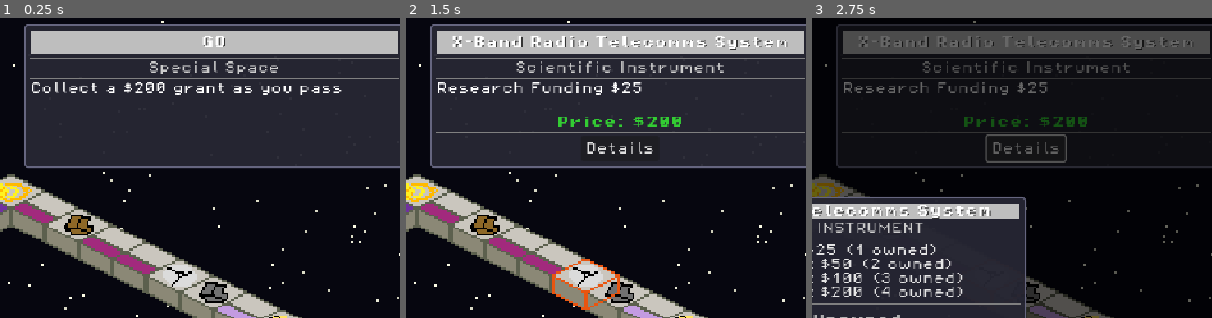
Above: before the commit, frames 1-3 (left to right).
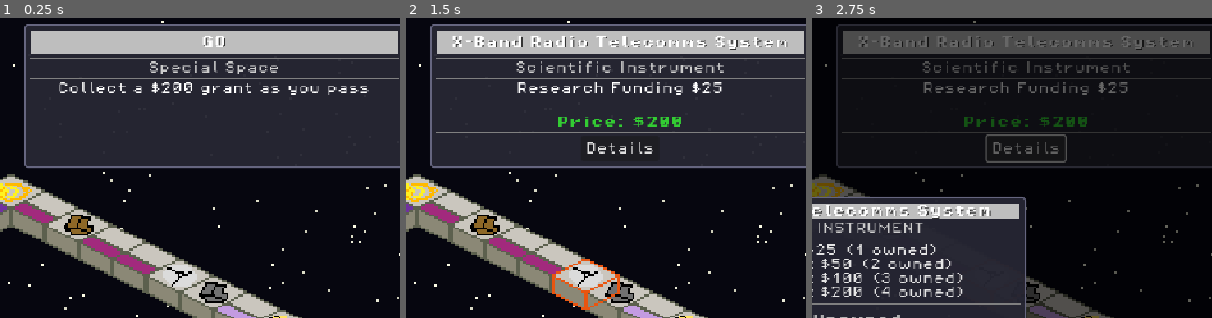
Above: after the commit, the same moments.

Repository: MissionToPsyche-Platinum/platinum_24d_game_psycheopoly-psb
Game: Godot game, scene res://scenes/GameBoard.tscn
The game is run twice, just before and just after one commit, with the same random seed, the same clock (stepped at 60 frames per second) and the same inputs. This scene is started directly instead of the project's main scene.
Inputs (mouse positions are % of the whole screen's width and height, from its top left):
- Up to frame 1 (0.25 s): no input
- Up to frame 2 (1.5 s): click "Roll" at 0.5 s; tap Enter at 1.25 s; move the mouse to (72, 45) at 1.27 s; click (72, 45) at 1.42 s
- Up to frame 3 (2.75 s): click "Details" at 2 s
The pictures show only the part of the screen within x 49-99%, y 0-50%; the shares and areas given below are measured in that part.

The runs differ from the first frame. In frame 1, 1.4% of the frame differs, in the area x 8-93%, y 21-26%; in frame 2, 1.2%; in frame 3, 1.0%.

Commit message:
feat: update space descriptions to reflect dynamic rent calculations for ownable spaces

Diff:
--- a/scenes/SpaceInfoPanel.tscn
+++ b/scenes/SpaceInfoPanel.tscn
@@ -16,11 +16,11 @@
 corner_radius_bottom_right = 4
 corner_radius_bottom_left = 4
 
-[node name="SpaceInfoPanel" type="CanvasLayer"]
+[node name="SpaceInfoPanel" type="CanvasLayer" unique_id=44461715]
 layer = 99
 script = ExtResource("1_space_info")
 
-[node name="Control" type="Control" parent="."]
+[node name="Control" type="Control" parent="." unique_id=1326012808]
 layout_mode = 3
 anchors_preset = 15
 anchor_right = 1.0
@@ -29,7 +29,7 @@
 grow_vertical = 2
 mouse_filter = 2
 
-[node name="PanelContainer" type="Panel" parent="Control"]
+[node name="PanelContainer" type="Panel" parent="Control" unique_id=253290929]
 layout_mode = 1
 anchors_preset = 1
 anchor_left = 1.0
@@ -41,7 +41,7 @@
 grow_horizontal = 0
 theme_override_styles/panel = SubResource("StyleBoxFlat_panel")
 
-[node name="MarginContainer" type="MarginContainer" parent="Control/PanelContainer"]
+[node name="MarginContainer" type="MarginContainer" parent="Control/PanelContainer" unique_id=1968649235]
 layout_mode = 1
 anchors_preset = 15
 anchor_right = 1.0
@@ -53,16 +53,16 @@
 theme_override_constants/margin_right = 8
 theme_override_constants/margin_bottom = 8
 
-[node name="VBoxContainer" type="VBoxContainer" parent="Control/PanelContainer/MarginContainer"]
+[node name="VBoxContainer" type="VBoxContainer" parent="Control/PanelContainer/MarginContainer" unique_id=1241213274]
 layout_mode = 2
 theme_override_constants/separation = 3
 
-[node name="ColorBar" type="ColorRect" parent="Control/PanelContainer/MarginContainer/VBoxContainer"]
+[node name="ColorBar" type="ColorRect" parent="Control/PanelContainer/MarginContainer/VBoxContainer" unique_id=2033654036]
 custom_minimum_size = Vector2(0, 30)
 layout_mode = 2
 color = Color(0.4, 0.7, 1, 1)
 
-[node name="ColorSymbolShadow" type="TextureRect" parent="Control/PanelContainer/MarginContainer/VBoxContainer/ColorBar"]
+[node name="ColorSymbolShadow" type="TextureRect" parent="Control/PanelContainer/MarginContainer/VBoxContainer/ColorBar" unique_id=1059446485]
 modulate = Color(0, 0, 0, 1)
 custom_minimum_size = Vector2(10, 10)
 layout_mode = 0
@@ -72,7 +72,7 @@
 offset_bottom = 8.5
 scale = Vector2(0.6, 0.6)
 
-[node name="ColorSymbol" type="TextureRect" parent="Control/PanelContainer/MarginContainer/VBoxContainer/ColorBar"]
+[node name="ColorSymbol" type="TextureRect" parent="Control/PanelContainer/MarginContainer/VBoxContainer/ColorBar" unique_id=323518710]
 custom_minimum_size = Vector2(10, 10)
 layout_mode = 0
 offset_left = 14.0
@@ -81,7 +81,7 @@
 scale = Vector2(0.5, 0.5)
 stretch_mode = 3
 
-[node name="SpaceName" type="Label" parent="Control/PanelContainer/MarginContainer/VBoxContainer/ColorBar"]
+[node name="SpaceName" type="Label" parent="Control/PanelContainer/MarginContainer/VBoxContainer/ColorBar" unique_id=695778067]
 layout_mode = 1
 anchors_preset = 15
 anchor_right = 1.0
@@ -96,10 +96,10 @@
 horizontal_alignment = 1
 vertical_alignment = 1
 
-[node name="HSeparator" type="HSeparator" parent="Control/PanelContainer/MarginContainer/VBoxContainer"]
+[node name="HSeparator" type="HSeparator" parent="Control/PanelContainer/MarginContainer/VBoxContainer" unique_id=1641153038]
 layout_mode = 2
 
-[node name="SpaceType" type="Label" parent="Control/PanelContainer/MarginContainer/VBoxContainer"]
+[node name="SpaceType" type="Label" parent="Control/PanelContainer/MarginContainer/VBoxContainer" unique_id=151222642]
 layout_mode = 2
 theme_override_colors/font_color = Color(0.8, 0.8, 0.8, 1)
 theme_override_fonts/font = ExtResource("2_font")
@@ -107,19 +107,20 @@
 text = "Property"
 horizontal_alignment = 1
 
-[node name="HSeparator2" type="HSeparator" parent="Control/PanelContainer/MarginContainer/VBoxContainer"]
+[node name="HSeparator2" type="HSeparator" parent="Control/PanelContainer/MarginContainer/VBoxContainer" unique_id=363158751]
 layout_mode = 2
 
-[node name="Description" type="Label" parent="Control/PanelContainer/MarginContainer/VBoxContainer"]
+[node name="Description" type="Label" parent="Control/PanelContainer/MarginContainer/VBoxContainer" unique_id=1383285584]
 custom_minimum_size = Vector2(0, 40)
 layout_mode = 2
 theme_override_fonts/font = ExtResource("2_font")
 theme_override_font_sizes/font_size = 16
 text = "Space description goes here. It can wrap to multiple lines."
+horizontal_alignment = 1
 autowrap_mode = 3
 clip_text = true
 
-[node name="PriceLabel" type="Label" parent="Control/PanelContainer/MarginContainer/VBoxContainer"]
+[node name="PriceLabel" type="Label" parent="Control/PanelContainer/MarginContainer/VBoxContainer" unique_id=1419961532]
 layout_mode = 2
 theme_override_colors/font_color = Color(0.2, 0.8, 0.2, 1)
 theme_override_fonts/font = ExtResource("3_font_bold")
@@ -127,25 +128,25 @@
 text = "Price: $100"
 horizontal_alignment = 1
 
-[node name="HSeparator3" type="HSeparator" parent="Control/PanelContainer/MarginContainer/VBoxContainer"]
+[node name="HSeparator3" type="HSeparator" parent="Control/PanelContainer/MarginContainer/VBoxContainer" unique_id=2066972674]
 layout_mode = 2
 
-[node name="ButtonContainer" type="HBoxContainer" parent="Control/PanelContainer/MarginContainer/VBoxContainer"]
+[node name="ButtonContainer" type="HBoxContainer" parent="Control/PanelContainer/MarginContainer/VBoxContainer" unique_id=1171060748]
 layout_mode = 2
 theme_override_constants/separation = 8
 alignment = 1
 
-[node name="DetailsButton" type="Button" parent="Control/PanelContainer/MarginContainer/VBoxContainer/ButtonContainer"]
+[node name="DetailsButton" type="Button" parent="Control/PanelContainer/MarginContainer/VBoxContainer/ButtonContainer" unique_id=450302834]
 custom_minimum_size = Vector2(100, 32)
 layout_mode = 2
 theme_override_fonts/font = ExtResource("2_font")
 theme_override_font_sizes/font_size = 16
 text = "Details"
 
-[node name="UpgradeButton" type="Button" parent="Control/PanelContainer/MarginContainer/VBoxContainer/ButtonContainer"]
+[node name="UpgradeButton" type="Button" parent="Control/PanelContainer/MarginContainer/VBoxContainer/ButtonContainer" unique_id=1985455335]
 layout_mode = 2
 text = "Upgrade"
 
-[node name="DowngradeButton" type="Button" parent="Control/PanelContainer/MarginContainer/VBoxContainer/ButtonContainer"]
+[node name="DowngradeButton" type="Button" parent="Control/PanelContainer/MarginContainer/VBoxContainer/ButtonContainer" unique_id=1242823524]
 layout_mode = 2
 text = "Downgrade"
--- a/scripts/core/space_data.gd
+++ b/scripts/core/space_data.gd
@@ -17,7 +17,7 @@
 	{
 		"type": "property",
 		"name": "Hebe",
-		"description": "SCIENTIFIC DATA - Research Funding $2",
+		"description": "Research Funding $2",
 		"price": 60,
 		"rent": 2,
 		"rent1data": 10,
@@ -40,7 +40,7 @@
 	{
 		"type": "property",
 		"name": "Elektra",
-		"description": "SCIENTIFIC DATA - Research Funding $4",
+		"description": "Research Funding $4",
 		"price": 60,
 		"rent": 4,
 		"rent1data": 20,
@@ -76,7 +76,7 @@
 	{
 		"type": "property",
 		"name": "Iris",
-		"description": "SCIENTIFIC DATA - Research Funding $6",
+		"description": "Research Funding $6",
 		"price": 100,
 		"rent": 6,
 		"rent1data": 30,
@@ -99,7 +99,7 @@
 	{
 		"type": "property",
 		"name": "Egeria",
-		"description": "SCIENTIFIC DATA - Research Funding $6",
+		"description": "Research Funding $6",
 		"price": 100,
 		"rent": 6,
 		"rent1data": 30,
@@ -115,7 +115,7 @@
 	{
 		"type": "property",
 		"name": "Amphitrite",
-		"description": "SCIENTIFIC DATA - Research Funding $8",
+		"description": "Research Funding $8",
 		"price": 120,
 		"rent": 8,
 		"rent1data": 40,
@@ -140,7 +140,7 @@
 	{
 		"type": "property",
 		"name": "Themis",
-		"description": "SCIENTIFIC DATA - Research Funding $10",
+		"description": "Research Funding $10",
 		"price": 140,
 		"rent": 10,
 		"rent1data": 50,
@@ -166,7 +166,7 @@
 	{
 		"type": "property",
 		"name": "Fortuna",
-		"description": "SCIENTIFIC DATA - Research Funding $10",
+		"description": "Research Funding $10",
 		"price": 140,
 		"rent": 10,
 		"rent1data": 50,
@@ -182,7 +182,7 @@
 	{
 		"type": "property",
 		"name": "Doris",
-		"description": "SCIENTIFIC DATA - Research Funding $12",
+		"description": "Research Funding $12",
 		"price": 160,
 		"rent": 12,
 		"rent1data": 60,
@@ -210,7 +210,7 @@
 	{
 		"type": "property",
 		"name": "Thisbe",
-		"description": "SCIENTIFIC DATA - Research Funding $14",
+		"description": "Research Funding $14",
 		"price": 180,
 		"rent": 14,
 		"rent1data": 70,
@@ -233,7 +233,7 @@
 	{
 		"type": "property",
 		"name": "Psyche",
-		"description": "SCIENTIFIC DATA - Research Funding $14",
+		"description": "Research Funding $14",
 		"price": 180,
 		"rent": 14,
 		"rent1data": 70,
@@ -249,7 +249,7 @@
 	{
 		"type": "property",
 		"name": "Bamberga",
-		"description": "SCIENTIFIC DATA - Research Funding $16",
+		"description": "Research Funding $16",
 		"price": 200,
 		"rent": 16,
 		"rent1data": 80,
@@ -275,7 +275,7 @@
 	{
 		"type": "property",
 		"name": "Juno",
-		"description": "SCIENTIFIC DATA - Research Funding $18",
+		"description": "Research Funding $18",
 		"price": 220,
 		"rent": 18,
 		"rent1data": 90,
@@ -298,7 +298,7 @@
 	{
 		"type": "property",
 		"name": "Euphrosyne",
-		"description": "SCIENTIFIC DATA - Research Funding $18",
+		"description": "Research Funding $18",
 		"price": 220,
 		"rent": 18,
 		"rent1data": 90,
@@ -314,7 +314,7 @@
 	{
 		"type": "property",
 		"name": "Eunomia",
-		"description": "SCIENTIFIC DATA - Research Funding $20",
+		"description": "Research Funding $20",
 		"price": 240,
 		"rent": 20,
 		"rent1data": 100,
@@ -342,7 +342,7 @@
 	{
 		"type": "property",
 		"name": "Sylvia",
-		"description": "SCIENTIFIC DATA - Research Funding $22",
+		"description": "Research Funding $22",
 		"price": 260,
 		"rent": 22,
 		"rent1data": 110,
@@ -368,7 +368,7 @@
 	{
 		"type": "property",
 		"name": "Davida",
-		"description": "SCIENTIFIC DATA - Research Funding $22",
+		"description": "Research Funding $22",
 		"price": 260,
 		"rent": 22,
 		"rent1data": 110,
@@ -384,7 +384,7 @@
 	{
 		"type": "property",
 		"name": "Europa",
-		"description": "SCIENTIFIC DATA - Research Funding $24",
+		"description": "Research Funding $24",
 		"price": 280,
 		"rent": 24,
 		"rent1data": 120,
@@ -409,7 +409,7 @@
 	{
 		"type": "property",
 		"name": "Interamnia",
-		"description": "SCIENTIFIC DATA - Research Funding $26",
+		"description": "Research Funding $26",
 		"price": 300,
 		"rent": 26,
 		"rent1data": 130,
@@ -432,7 +432,7 @@
 		{
 		"type": "property",
 		"name": "Hygiea",
-		"description": "SCIENTIFIC DATA - Research Funding $26",
+		"description": "Research Funding $26",
 		"price": 300,
 		"rent": 26,
 		"rent1data": 130,
@@ -448,7 +448,7 @@
 	{
 		"type": "property",
 		"name": "Pallas",
-		"description": "SCIENTIFIC DATA - Research Funding $28",
+		"description": "Research Funding $28",
 		"price": 320,
 		"rent": 28,
 		"rent1data": 150,
@@ -483,7 +483,7 @@
 	{
 		"type": "property",
 		"name": "Vesta",
-		"description": "SCIENTIFIC DATA - Research Funding $35",
+		"description": "Research Funding $35",
 		"price": 350,
 		"rent": 35,
 		"rent1data": 175,
@@ -507,7 +507,7 @@
 	{
 		"type": "property",
 		"name": "Ceres",
-		"description": "SCIENTIFIC DATA - Research Funding $50",
+		"description": "Research Funding $50",
 		"price": 400,
 		"rent": 50,
 		"rent1data": 200,
--- a/scripts/ui/space_info_panel.gd
+++ b/scripts/ui/space_info_panel.gd
@@ -89,8 +89,18 @@
 		_:
 			space_type_label.text = ""
 
-	# Set description
-	description_label.text = space_info.description if space_info.has("description") else ""
+	# Set description — use dynamic rent for ownable spaces
+	if space_info.type in ["property", "instrument", "planet"] and space_info.has("rent"):
+		var space_obj = GameState.board[space_num]
+		var rent: int
+		if space_obj is Ownable and (space_obj as Ownable)._is_owned:
+			rent = GameController.calculate_rent(space_obj as Ownable)
+		else:
+			rent = int(space_info.rent)
+		var desc: String = space_info.get("description", "")
+		description_label.text = desc.left(desc.rfind("$") + 1) + str(rent)
+	else:
+		description_label.text = space_info.description if space_info.has("description") else ""
 
 	# Set price display
 	if space_info.has("price"):
Not shown: 1 places in assets/images/menu_background_gradient.tres that only renumber resources
Not shown: 1 places in scenes/SpaceInfoPanel.tscn that only renumber resources
